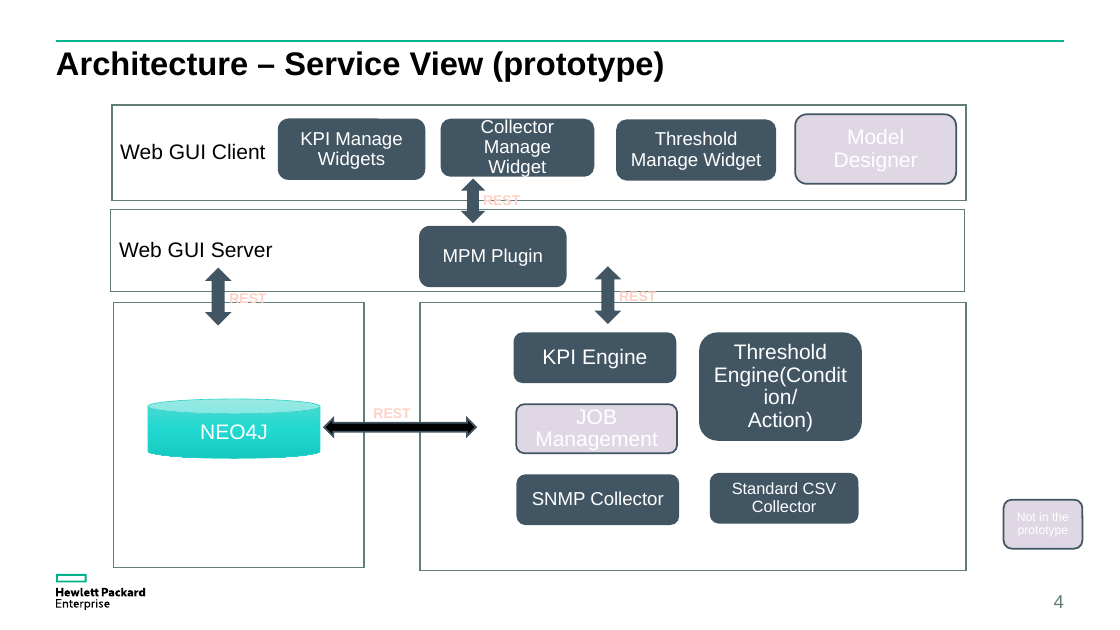
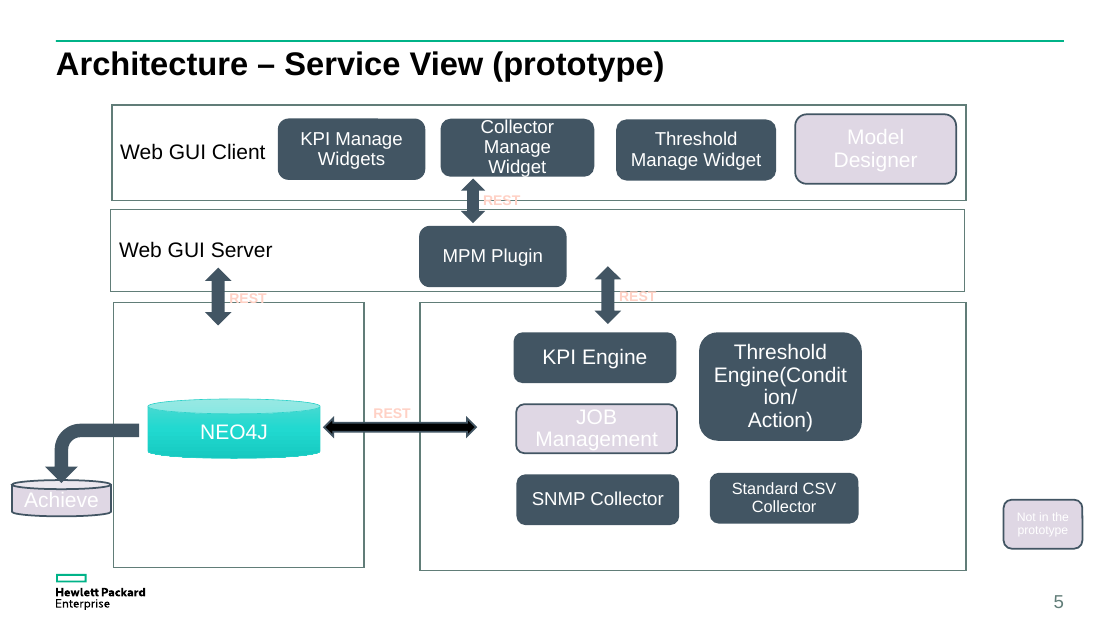
Before and after one commit to yzgang76/MPM, a slide deck: slide 5 of doc/MPM idea.pptx (slide 4 before the commit). Drawn at 1120x630 pixels with LibreOffice and Linux fonts; fonts in the diff are those of the drawing. Boxes give left, top, right and bottom in pixels: in the first picture for what was removed or moved away, otherwise in the second. Text is boxed around its words. In the diff, an @@ line names an element or a change of style, - is before the commit and + after.

```diff
--- a/doc/MPM idea.pptx
+++ b/doc/MPM idea.pptx
@@ bent arrow added at (47, 425, 138, 482), fill #425563, outline #425563 1.5 pt @@
@@ cylinder added at (12, 481, 111, 517), fill #DFD7E4, outline #425563 1.5 pt, 18 pt, text #FFFFFF @@
+Achieve
@@ page number at (1054, 595, 1064, 608): text changed @@
-4
+5
```
Also in this commit, not shown: 3 other slides changed, 1 slide added.
